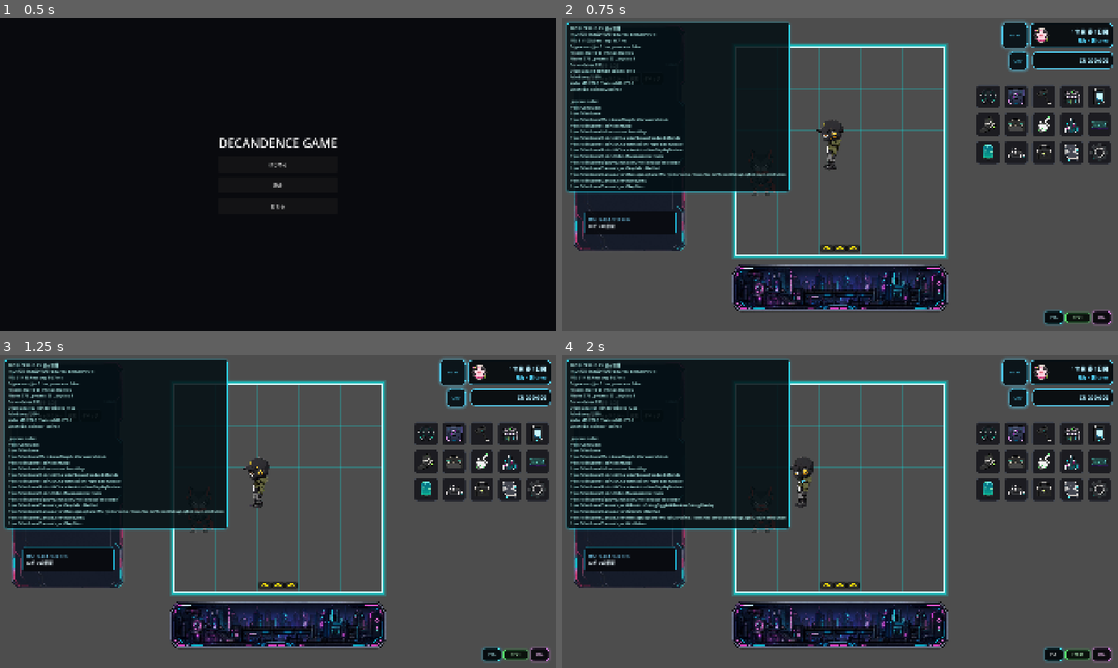
Above: before the commit, frames 1-4 (two rows, left to right).
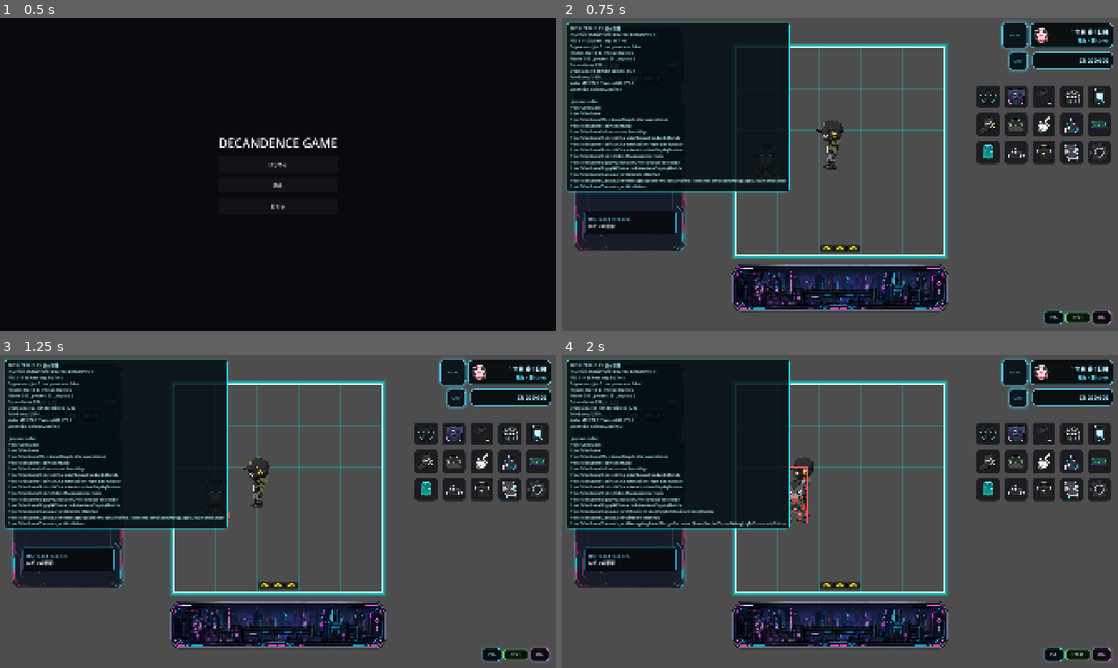
Above: after the commit, the same moments.

Repository: grimoire1089-coder/optimistic
Game: Godot game, scene res://Scenes/Boot/TitleScene.tscn
Same seed, same stepped clock (60 frames per second), same inputs: the game is played once before the commit and once after it. Sound files missing from this copy of the repository are replaced by a short silence.
Inputs:
- Up to frame 1 (0.5 s): no input
- Up to frame 2 (0.75 s): click "はじめる" at 0.5 s
- Up to frame 3 (1.25 s): no input
- Up to frame 4 (2 s): click "POS" at 1.25 s

Frame 1 is identical in both runs. In frame 2, 0.7% of the frame differs, in the area x 4-41%, y 12-57%; in frame 3, 0.7%; in frame 4, 1.0%, in the area x 4-45%, y 10-57%.
Error before the commit: Parse Error: Unexpected identifier "action_item_display_module" in class body. (res://Scripts/Characters/Zippy/ZippyActor.gd:252)

Commit message:
Fix Zippy action item display setup indentation

Diff:
--- a/Scripts/Characters/Zippy/ZippyActor.gd
+++ b/Scripts/Characters/Zippy/ZippyActor.gd
@@ -249,9 +249,9 @@
 		return
 	action_item_display_module.name = "AICharacterActionItemDisplayModule"
 	action_item_display_module.hydrate_behavior_path = NodePath("../AICharacterTableSeatHydrateModule")
-action_item_display_module.sit_behavior_path = NodePath("../AICharacterReservedSitBehaviorModule")
-action_item_display_module.item_center_offset = Vector2(0.0, -18.0)
-action_item_display_module.item_display_size = Vector2(70.0, 70.0)
+	action_item_display_module.sit_behavior_path = NodePath("../AICharacterReservedSitBehaviorModule")
+	action_item_display_module.item_center_offset = Vector2(0.0, -18.0)
+	action_item_display_module.item_display_size = Vector2(70.0, 70.0)
 	add_child(action_item_display_module)
 
 
